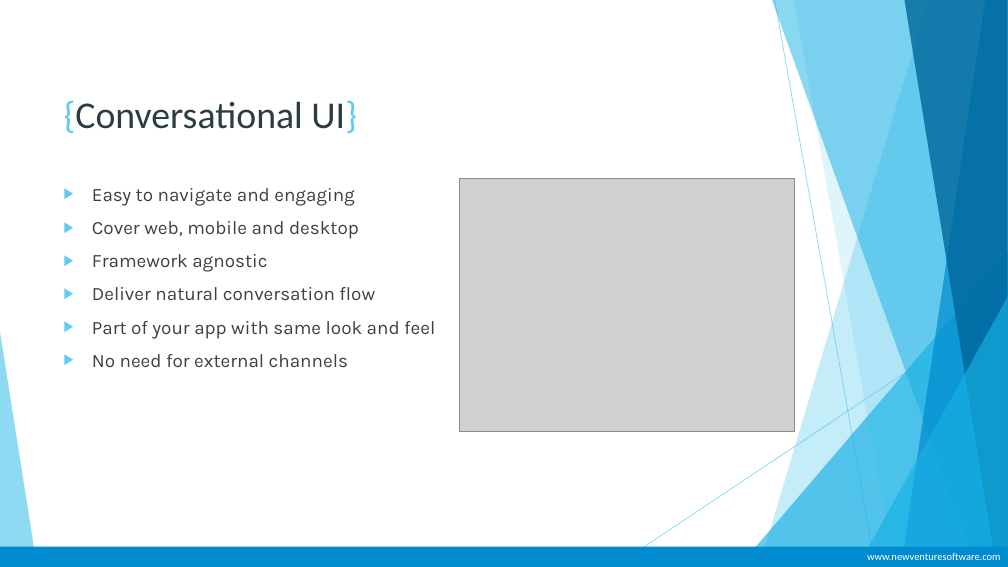
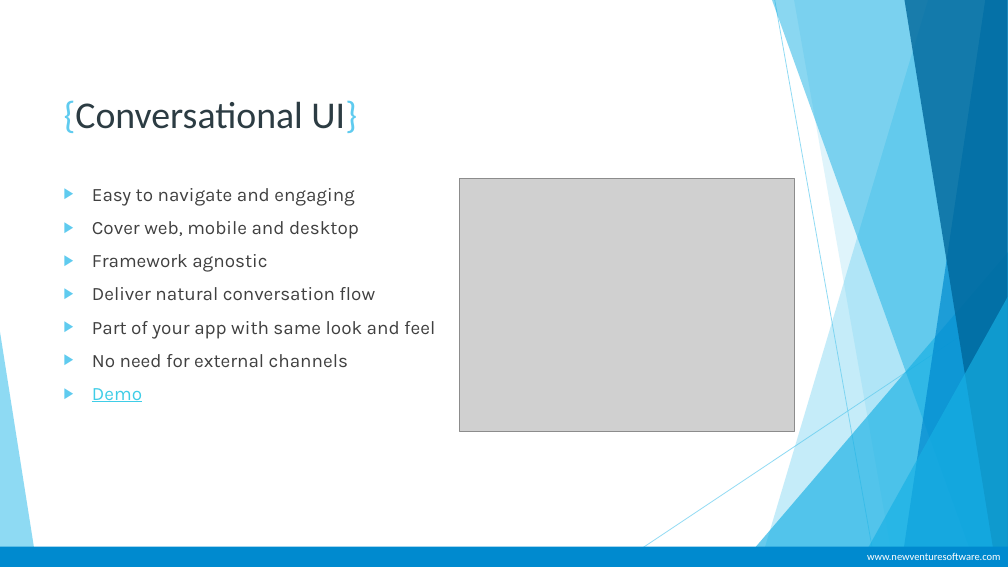
Before and after one commit to newventuresoftware/kendo-ui-for-jquery, a slide deck: slide 34 of slides/Kendo UI for jQuery.pptx. Drawn at 1008x567 pixels with LibreOffice and Linux fonts; fonts in the diff are those of the drawing; grey boxes stand for pictures; background and template pictures are left out. Boxes give left, top, right and bottom in pixels: in the first picture for what was removed or moved away, otherwise in the second. Text is boxed around its words. In the diff, an @@ line names an element or a change of style, - is before the commit and + after.

Commit message:
updated slides

```diff
--- a/slides/Kendo UI for jQuery.pptx
+++ b/slides/Kendo UI for jQuery.pptx
@@ text at [92,388,142,402]: paragraph added @@
+▶ Demo
```
